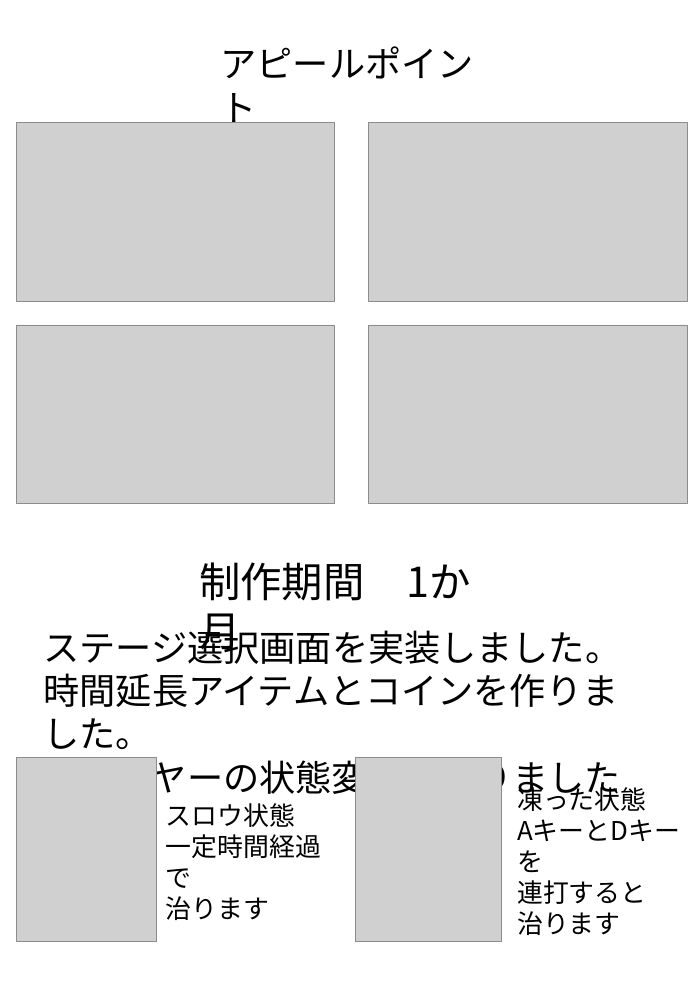
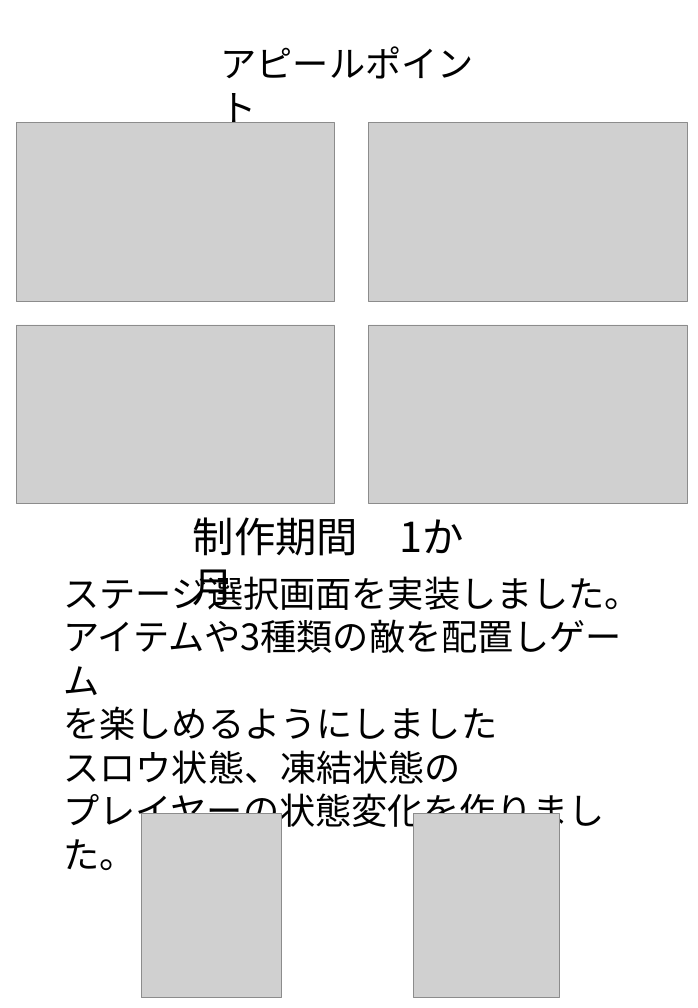
Before and after one commit to Koseki265/koseki_game, a slide deck: slide 1 of 2Dゲーム/2Dアクションゲーム/Just in Time/2Dアクションゲームアピールポイント.ppsx. Drawn at 698x1008 pixels with LibreOffice and Linux fonts; fonts in the diff are those of the drawing; grey boxes stand for pictures. Boxes give left, top, right and bottom in pixels: in the first picture for what was removed or moved away, otherwise in the second. Text is boxed around its words. In the diff, an @@ line names an element or a change of style, - is before the commit and + after.

Commit message:
パワーポイント　ゲームのアピールポイント

```diff
--- a/2Dゲーム/2Dアクションゲーム/Just in Time/2Dアクションゲームアピールポイント.ppsx
+++ b/2Dゲーム/2Dアクションゲーム/Just in Time/2Dアクションゲームアピールポイント.ppsx
@@ text "制作期間 1か月": place and size @@
-text "制作期間 1か月" at (199,562,364,601)
+text "制作期間 1か月" at (193,517,358,556)
@@ text "ステージ選択画面を実装しました。": place and size @@
-text "ステージ選択画面を実装しました。" at (44,624,622,800)
+text "ステージ選択画面を実装しました。" at (63,570,641,870)
@@ text at (63,619,622,870): text changed @@
-時間延長アイテムとコインを作りました。
-プレイヤーの状態変化を作りました
+アイテムや3種類の敵を配置しゲーム
+を楽しめるようにしました
+スロウ状態、凍結状態の
+プレイヤーの状態変化を作りました。
@@ text removed at (166,803,321,920) @@
-スロウ状態
-一定時間経過で
-治ります
@@ text removed at (517,782,646,935) @@
-凍った状態
-AキーとDキーを
-連打すると
-治ります
@@ picture: place and size @@
-picture at (17,758,157,942)
+picture at (141,814,282,999)
@@ picture: place and size @@
-picture at (356,758,502,942)
+picture at (413,814,559,999)
```
